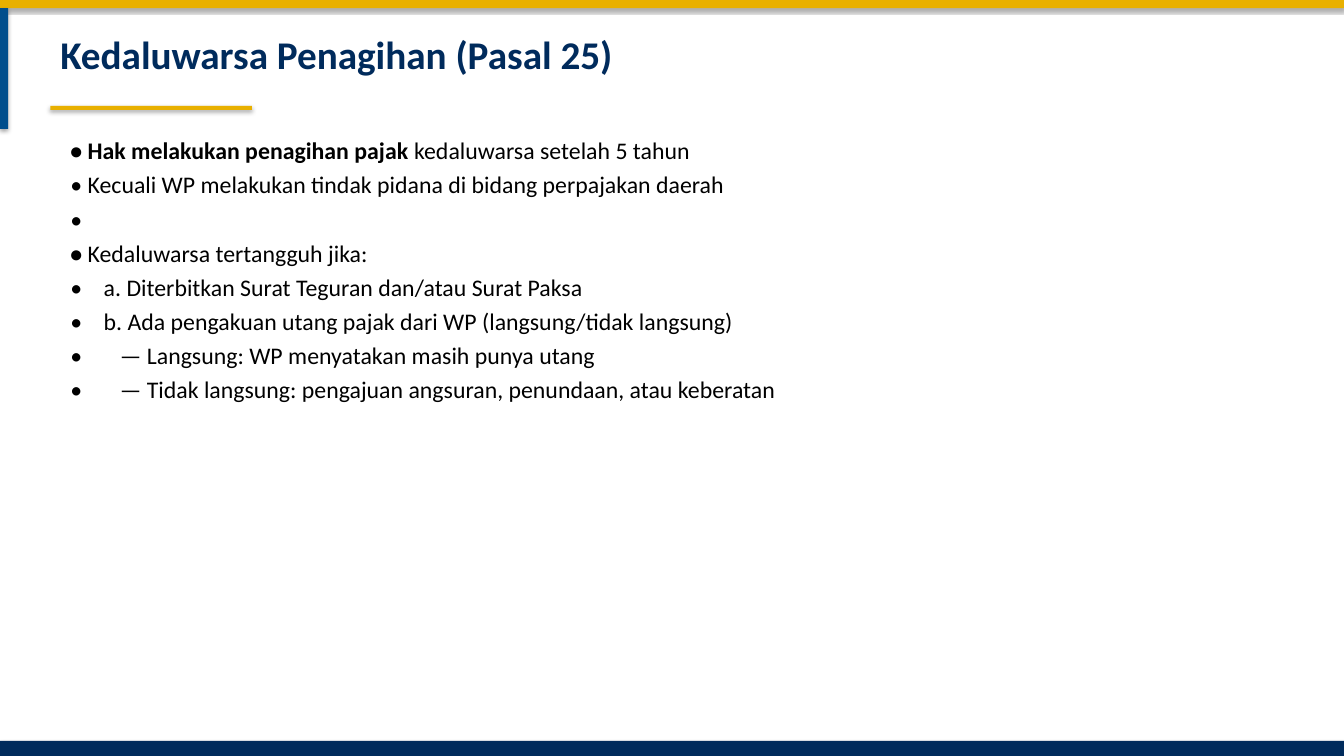
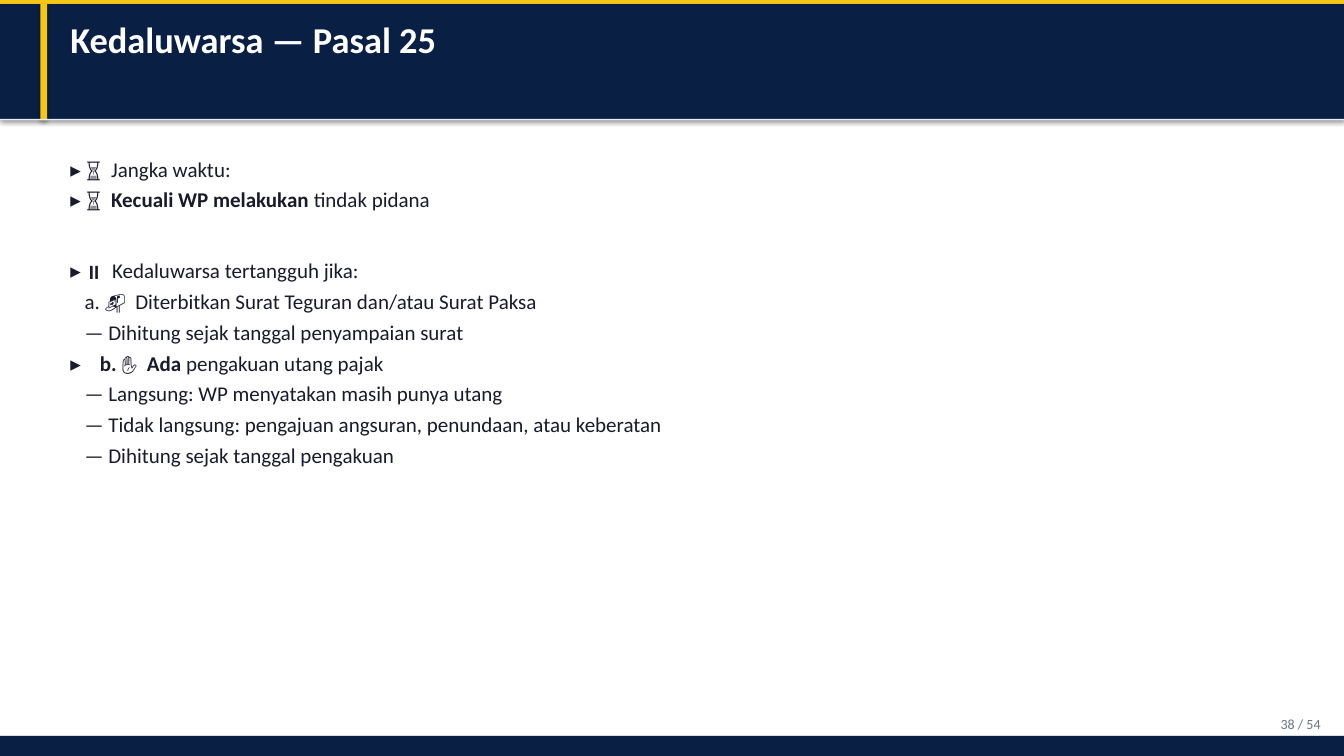
Before and after one commit to rahadiana/coba_ppt, a slide deck: slide 38 of Perwal_Bekasi_51_2024_Pajak_Reklame.pptx (slide 40 before the commit). Drawn at 1344x756 pixels with LibreOffice and Linux fonts; fonts in the diff are those of the drawing. Boxes give left, top, right and bottom in pixels: in the first picture for what was removed or moved away, otherwise in the second. Text is boxed around its words. In the diff, an @@ line names an element or a change of style, - is before the commit and + after.

Commit message:
feat: premium redesign PPT with cards, tables, and modern layout

```diff
--- a/Perwal_Bekasi_51_2024_Pajak_Reklame.pptx
+++ b/Perwal_Bekasi_51_2024_Pajak_Reklame.pptx
@@ rectangle resized from (x1=0, y1=0, x2=1344, y2=8) to (x1=0, y1=0, x2=1344, y2=4) @@
@@ rectangle at (x1=0, y1=0, x2=1344, y2=4): fill #E8B000 to #F5C518 @@
@@ rectangle added at (x1=0, y1=4, x2=1344, y2=120), fill #0A1F44 @@
@@ rectangle resized from (x1=0, y1=8, x2=8, y2=129) to (x1=40, y1=4, x2=47, y2=120) @@
@@ rectangle at (x1=40, y1=4, x2=47, y2=120): fill #004E8C to #F5C518 @@
@@ text at (x1=70, y1=27, x2=436, y2=54): text changed; size 28 to 26 pt; text colour #002B5C to #FFFFFF @@
-Kedaluwarsa Penagihan (Pasal 25)
+Kedaluwarsa — Pasal 25
@@ rectangle added at (x1=0, y1=119, x2=1344, y2=120), fill #E8ECF1 @@
@@ rectangle removed at (x1=50, y1=106, x2=252, y2=110) @@
@@ text at (x1=85, y1=162, x2=661, y2=467): text changed; size 17 to 15 pt; text colour #000000 to #1A1A2E @@
-• Hak melakukan penagihan pajak kedaluwarsa setelah 5 tahun
-• Kecuali WP melakukan tindak pidana di bidang perpajakan daerah
-•
-• Kedaluwarsa tertangguh jika:
-• a. Diterbitkan Surat Teguran dan/atau Surat Paksa
-• b. Ada pengakuan utang pajak dari WP (langsung/tidak langsung)
-• — Langsung: WP menyatakan masih punya utang
-• — Tidak langsung: pengajuan angsuran, penundaan, atau keberatan
+▸ ⏳ Jangka waktu:
+▸ ⏳ Kecuali WP melakukan tindak pidana
+▸ ⏸️ Kedaluwarsa tertangguh jika:
+a. 📬 Diterbitkan Surat Teguran dan/atau Surat Paksa
+— Dihitung sejak tanggal penyampaian surat
+▸ b. ✋ Ada pengakuan utang pajak
+— Langsung: WP menyatakan masih punya utang
+— Tidak langsung: pengajuan angsuran, penundaan, atau keberatan
+— Dihitung sejak tanggal pengakuan
@@ text added at (x1=1281, y1=719, x2=1320, y2=729), 10 pt, text #6B7288 @@
+38 / 54
@@ rectangle resized from (x1=0, y1=741, x2=1344, y2=756) to (x1=0, y1=736, x2=1344, y2=756) @@
@@ rectangle at (x1=0, y1=736, x2=1344, y2=756): fill #002B5C to #0A1F44 @@
```
Also in this commit, not shown: 41 other slides changed, 10 slides added, 12 slides removed, 1 other file.
